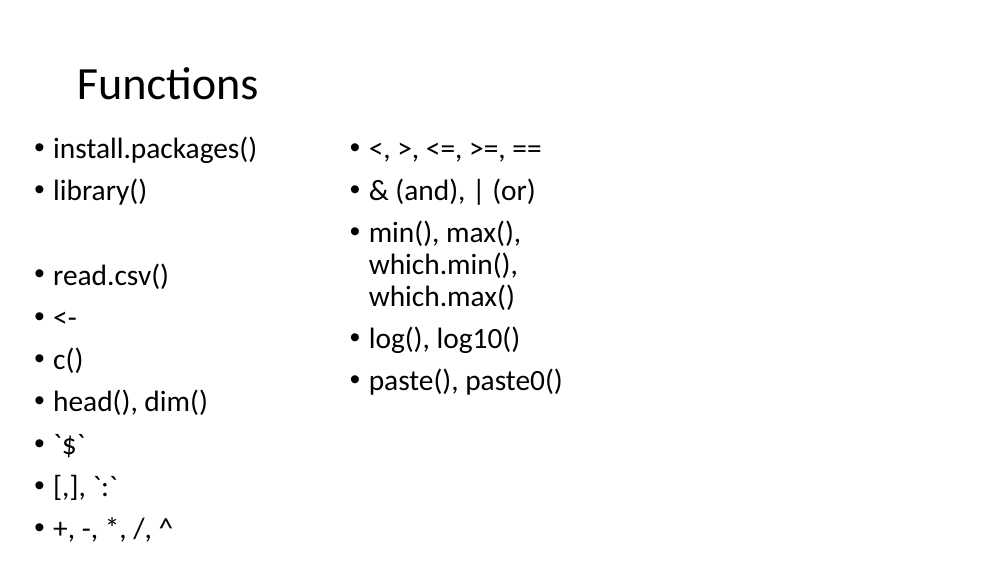
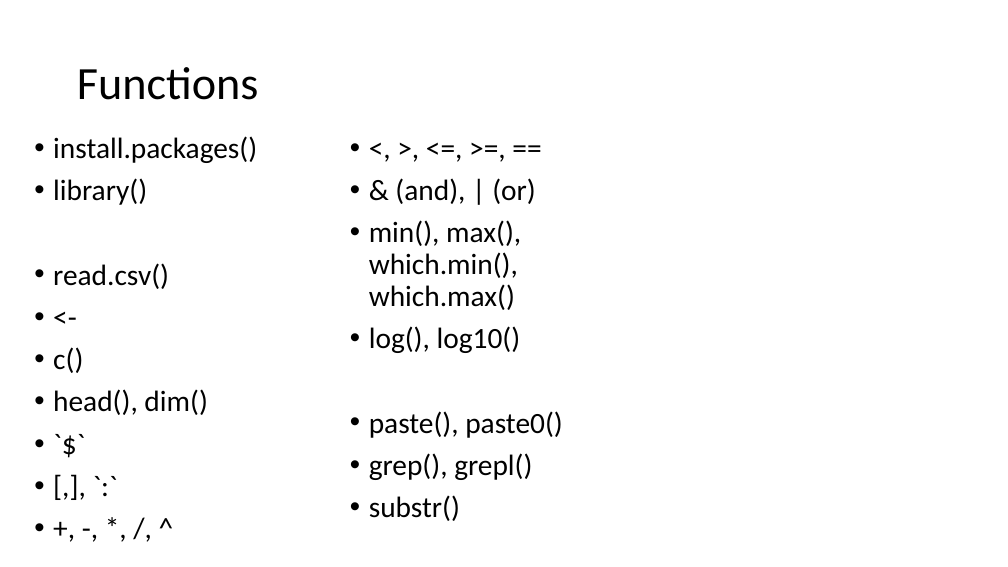
Before and after one commit to jtannen/r-for-datascience, a slide deck: slide 11 of session-1/session-1-slides.pptx. Drawn at 1008x567 pixels with LibreOffice and Linux fonts; fonts in the diff are those of the drawing. Boxes give left, top, right and bottom in pixels: in the first picture for what was removed or moved away, otherwise in the second. Text is boxed around its words. In the diff, an @@ line names an element or a change of style, - is before the commit and + after.

```diff
--- a/session-1/session-1-slides.pptx
+++ b/session-1/session-1-slides.pptx
@@ text at <box>369,453,532,521</box>: paragraphs added @@
+• grep(), grepl()
+• substr()
```
Also in this commit, not shown: 1 other slide changed, 4 other files.
